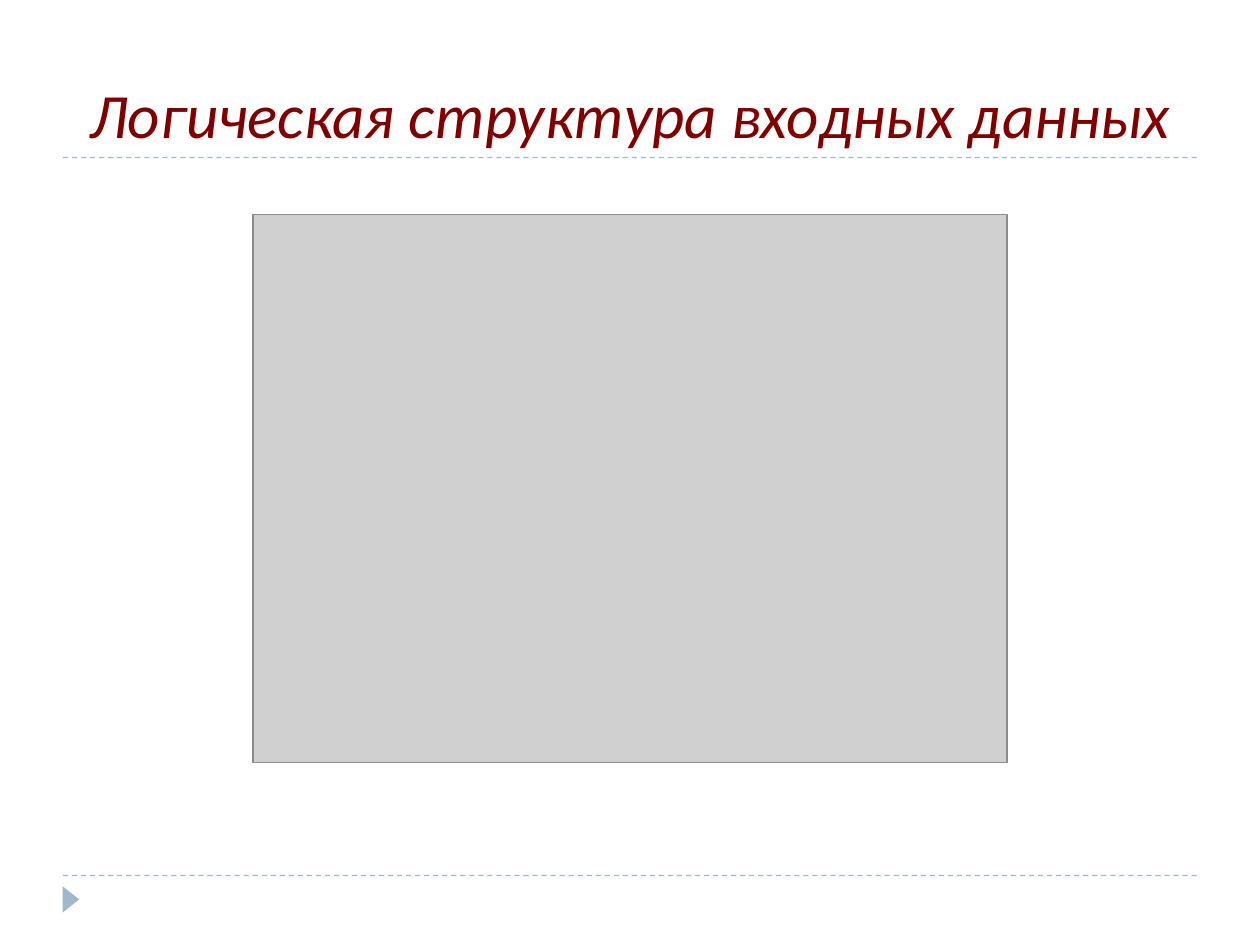
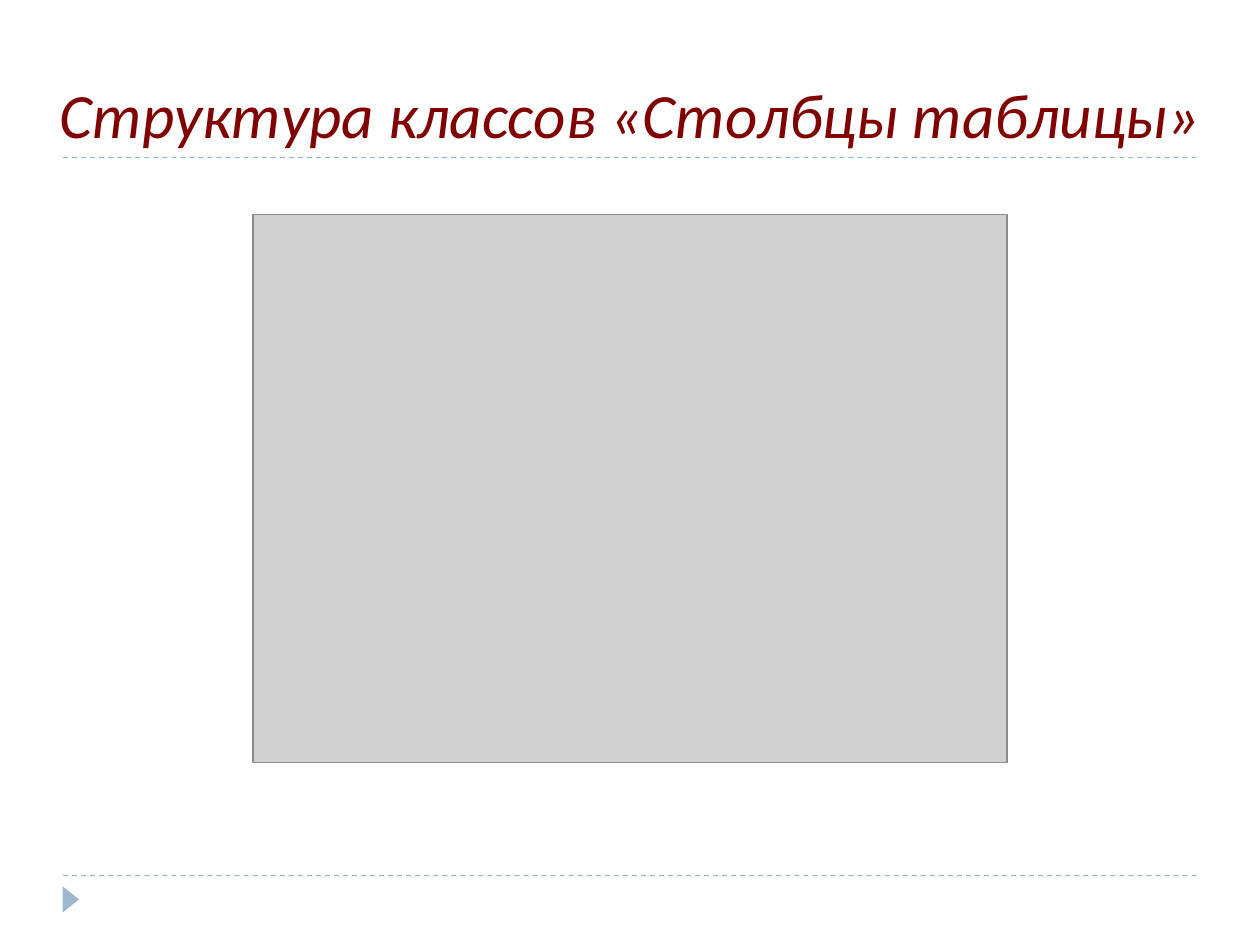
Before and after one commit to SophieKoshkareva/Article, a slide deck: slide 10 of Diploma_Koshkareva06.pptx. Drawn at 1260x945 pixels with LibreOffice and Linux fonts; fonts in the diff are those of the drawing; grey boxes stand for pictures. Boxes give left, top, right and bottom in pixels: in the first picture for what was removed or moved away, otherwise in the second. Text is boxed around its words. In the diff, an @@ line names an element or a change of style, - is before the commit and + after.

```diff
--- a/Diploma_Koshkareva06.pptx
+++ b/Diploma_Koshkareva06.pptx
@@ title at (59, 95, 1200, 149): text changed @@
-    Логическая структура входных данных
+    Структура классов «Столбцы таблицы»
```
Also in this commit, not shown: 9 other slides changed, 1 other file.
